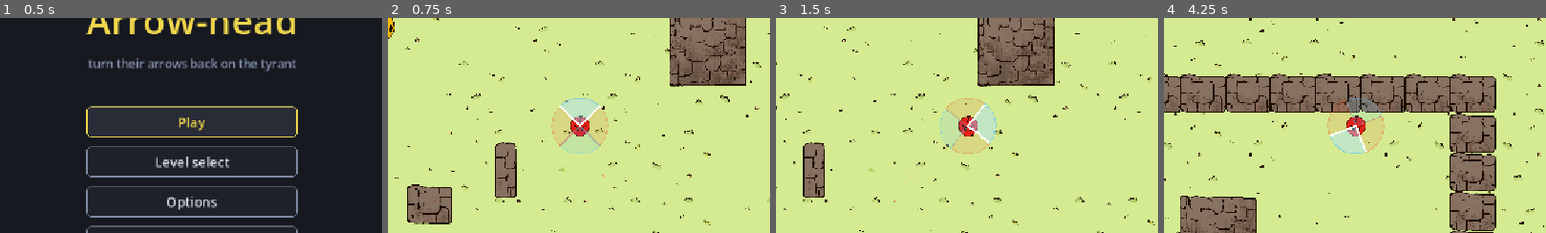
Above: before the commit, frames 1-4 (left to right).
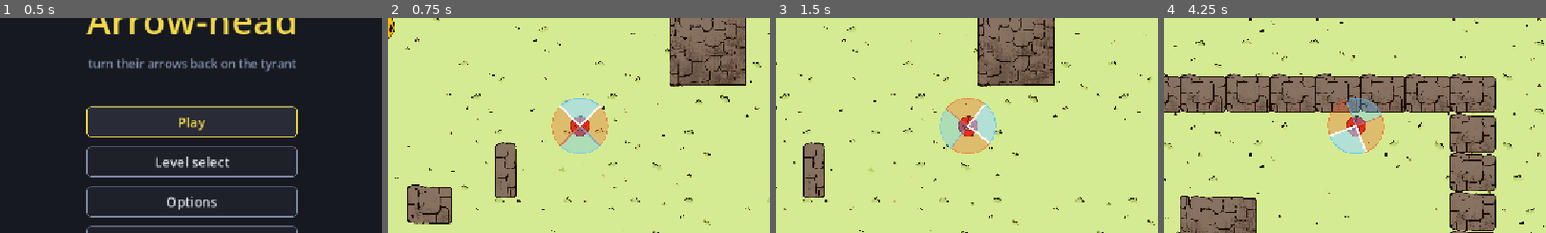
Above: after the commit, the same moments.

Repository: CasualShrub/arrow-head
Game: Godot game, scene res://scenes/ui/main_menu.tscn
The game is run twice, just before and just after one commit, with the same random seed, the same clock (stepped at 60 frames per second) and the same inputs.
Inputs (mouse positions are % of the whole screen's width and height, from its top left):
- Up to frame 1 (0.5 s): no input
- Up to frame 2 (0.75 s): click "Play" at 0.5 s
- Up to frame 3 (1.5 s): tap Enter at 1.25 s; move the mouse to (72, 45) at 1.27 s; hold D (move_right) from 1.28 s (still down); hold Space (fire) from 1.28 s (still down); click (72, 45) at 1.42 s
- Up to frame 4 (4.25 s): move the mouse to (30, 55) at 2.02 s; release D (move_right) at 2.03 s; release Space (fire) at 2.03 s; hold S (move_down) 2.03-2.78 s; tap Space (fire) at 2.1, 3.6 s; move the mouse to (60, 28) at 2.77 s; hold D (move_right) 2.78-3.53 s; hold Space (fire) 2.78-3.53 s; tap R at 2.85 s; move the mouse to (45, 70) at 3.52 s; hold W (move_up) from 3.53 s (still down); click (45, 70) at 3.67 s
The pictures show only the part of the screen within x 25-75%, y 25-75%; the shares and areas given below are measured in that part.

Frame 1 is identical in both runs. In frame 2, 1.6% of the frame differs, in the area x 42-58%, y 37-64%; in frame 3, 1.6%; in frame 4, 1.9%.

Commit message:
bolder alternating sector colors; level enemy fires alternating incendiary/frost
sector wedges: bump fill/arc/side opacity so the red/blue alternation reads clearly.
enemy: add backward-compatible arrow_scenes cycle (falls back to arrow_scene); the
level's enemy now fires incendiary then frost, repeating.

Diff:
--- a/scenes/level.tscn
+++ b/scenes/level.tscn
@@ -12,6 +12,8 @@
 [ext_resource type="PackedScene" path="res://scenes/deco/log.tscn" id="12_log"]
 [ext_resource type="PackedScene" path="res://scenes/deco/stump.tscn" id="13_stump"]
 [ext_resource type="PackedScene" path="res://scenes/deco/fence_pillar.tscn" id="14_fence_pillar"]
+[ext_resource type="PackedScene" path="res://scenes/arrow_incendiary.tscn" id="15_incend"]
+[ext_resource type="PackedScene" path="res://scenes/arrow_frost.tscn" id="16_frost"]
 
 [node name="Level" type="Node2D" unique_id=999275406]
 
@@ -49,6 +51,7 @@
 [node name="Enemy" parent="." unique_id=1183056859 node_paths=PackedStringArray("player") instance=ExtResource("2_w7c3h")]
 position = Vector2(-300, -150)
 player = NodePath("../Player")
+arrow_scenes = Array[PackedScene]([ExtResource("15_incend"), ExtResource("16_frost")])
 
 [node name="SectorDisplay" type="Node2D" parent="." unique_id=646221309 node_paths=PackedStringArray("player")]
 z_index = 1
--- a/scripts/enemy.gd
+++ b/scripts/enemy.gd
@@ -10,6 +10,7 @@
 
 @export_group("firing")
 @export var arrow_scene: PackedScene
+@export var arrow_scenes: Array[PackedScene] = []  # if non-empty, firing cycles through these
 @export var fire_rate := 2.0
 
 @export var aim_time := 0.4
@@ -37,6 +38,7 @@
 var _hit_showing := false
 var _base_tex: Texture2D
 var _movement_pattern: Dictionary[float, Vector2] = {}
+var _fire_index := 0
 
 @onready var _sprite: Sprite2D = $Sprite2D
 
@@ -203,8 +205,9 @@
 		await get_tree().create_timer(step).timeout
 		if _dead:
 			return
-	if arrow_scene:
-		fire(_make_arrow(arrow_scene), _facing)
+	var scene := _next_arrow_scene()
+	if scene:
+		fire(_make_arrow(scene), _facing)
 	_set_base(frame4)
 	await get_tree().create_timer(release_time).timeout
 	if _dead:
@@ -212,6 +215,13 @@
 	_aiming = false
 	_set_base(frame1)
 	%FireDebounce.start()
+
+func _next_arrow_scene() -> PackedScene:
+	if arrow_scenes.is_empty():
+		return arrow_scene
+	var s: PackedScene = arrow_scenes[_fire_index % arrow_scenes.size()]
+	_fire_index += 1
+	return s
 
 func _set_base(tex: Texture2D) -> void:
 	_base_tex = tex
--- a/scripts/sector_display.gd
+++ b/scripts/sector_display.gd
@@ -30,14 +30,14 @@
 		var base := _kind_color(i)  # each sector tinted by the kind it catches
 		var occupied: bool = player.get_embedded(i) != null
 		var fill := base
-		fill.a = 0.5 if occupied else 0.14
+		fill.a = 0.62 if occupied else 0.32
 		if i == aimed:
-			fill = base.lerp(Color.WHITE, 0.5)
-			fill.a = 0.45
+			fill = base.lerp(Color.WHITE, 0.4)
+			fill.a = 0.6
 		draw_colored_polygon(pts, fill)
 		# arc (outer curve): brighter on the aimed wedge
 		var arc_color := base
-		arc_color.a = 0.6 if i == aimed else 0.35
+		arc_color.a = 0.85 if i == aimed else 0.6
 		draw_polyline(pts.slice(1), arc_color, 1.5)
 		# inner cone sides: bold white on the aimed wedge, the kind color on the rest
 		var sides := PackedVector2Array([pts[1], pts[0], pts[pts.size() - 1]])
@@ -45,7 +45,7 @@
 			draw_polyline(sides, Color(1, 1, 1, 0.95), 3.0)
 		else:
 			var side_c := base
-			side_c.a = 0.35
+			side_c.a = 0.6
 			draw_polyline(sides, side_c, 1.5)
 
 func _wedge(a0: float, a1: float) -> PackedVector2Array:
